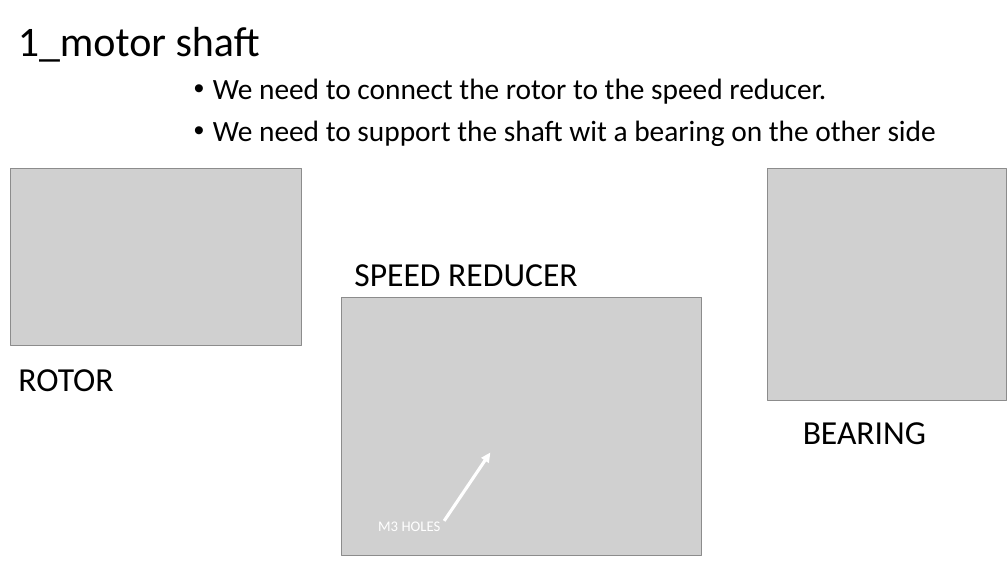
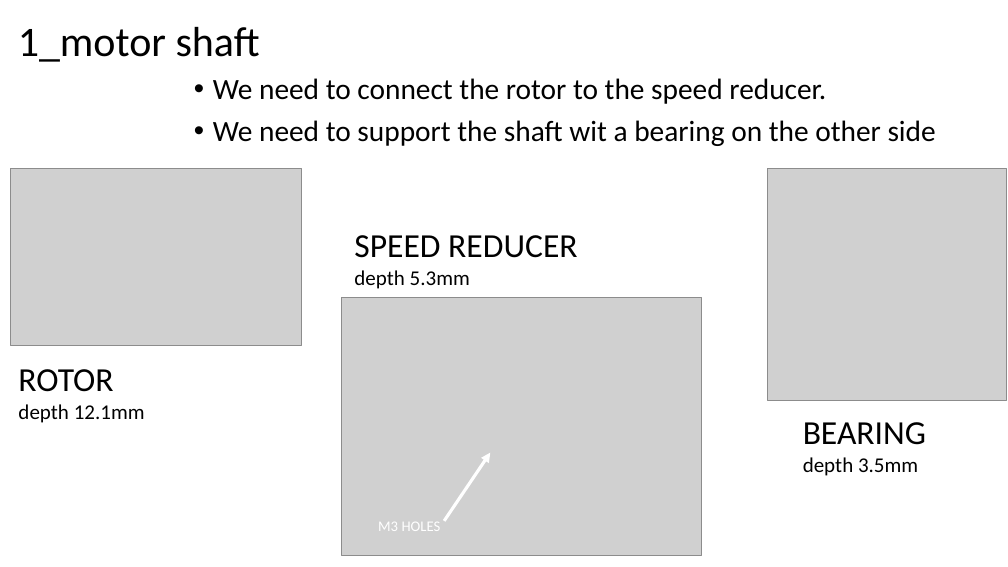
Before and after one commit to easy-peasy-robotics/easy-peasy-robotics.github.io, a slide deck: slide 2 of material/slides/cad-design-specs.pptx. Drawn at 1008x567 pixels with LibreOffice and Linux fonts; fonts in the diff are those of the drawing; grey boxes stand for pictures. Boxes give left, top, right and bottom in pixels: in the first picture for what was removed or moved away, otherwise in the second. Text is boxed around its words. In the diff, an @@ line names an element or a change of style, - is before the commit and + after.

```diff
--- a/material/slides/cad-design-specs.pptx
+++ b/material/slides/cad-design-specs.pptx
@@ text at (354, 235, 577, 289): text changed @@
-SPEED REDUCER
+SPEED REDUCER
+depth 5.3mm
@@ text at (18, 369, 145, 423): text changed; size 32 to 20 pt @@
-ROTOR
+ROTOR
+depth 12.1mm
@@ text at (803, 422, 926, 476): text changed; size 32 to 20 pt @@
-BEARING
+BEARING
+depth 3.5mm
```
Also in this commit, not shown: 2 other slides changed.
